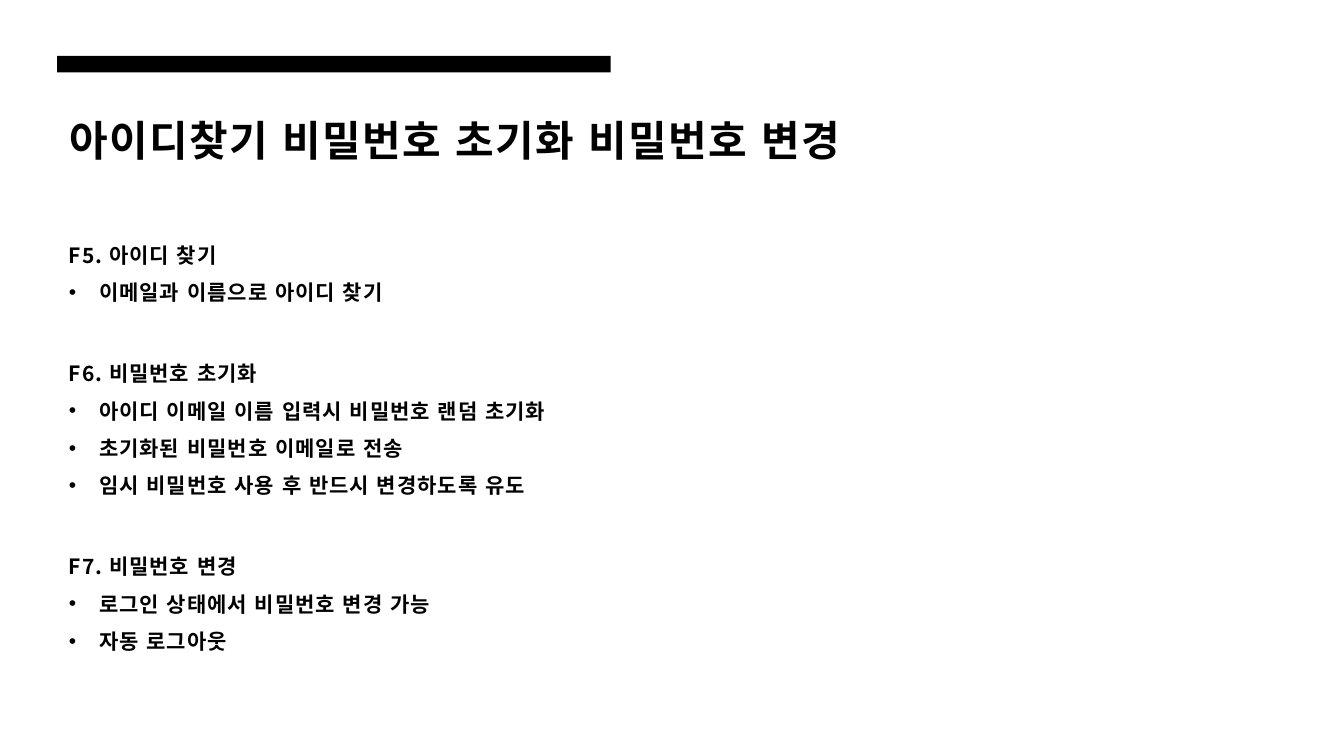
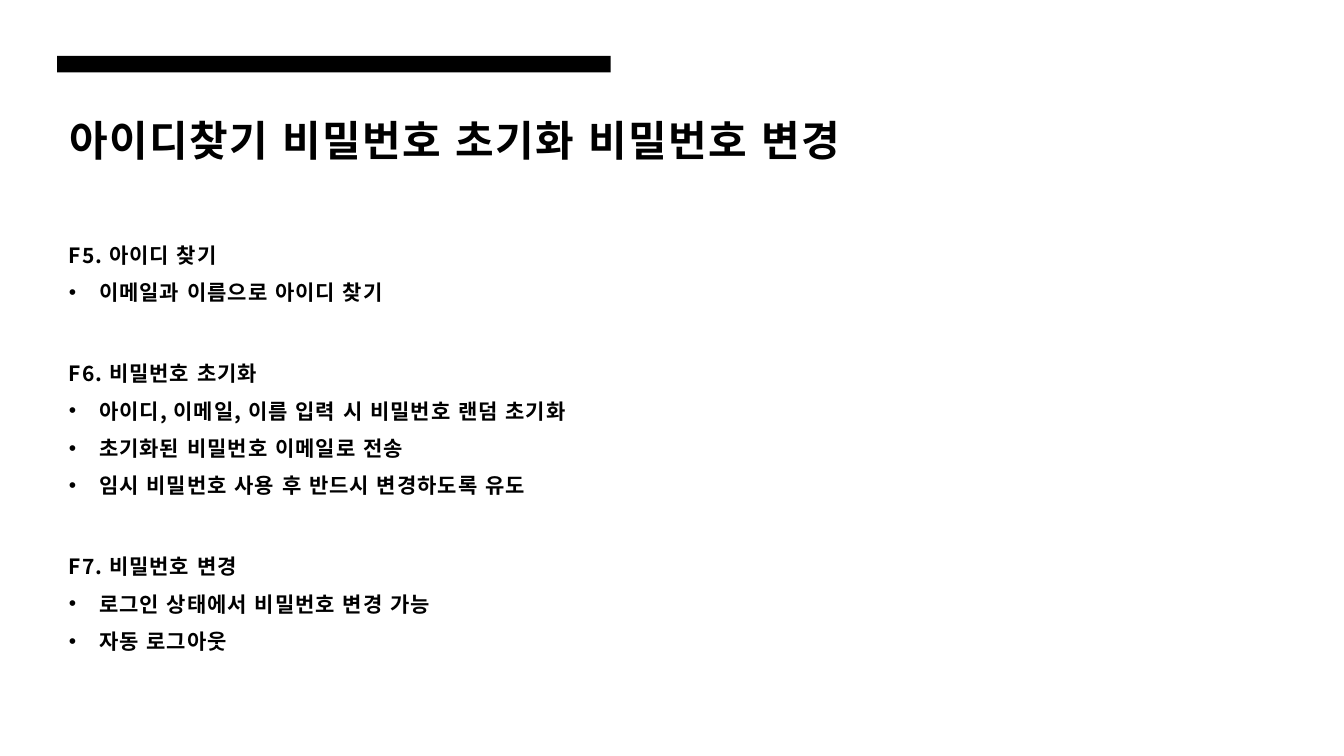
Before and after one commit to KIMSMING/AICO, a slide deck: slide 5 of 설계서/에코 기능 설계서.pptx. Drawn at 1344x756 pixels with LibreOffice and Linux fonts; fonts in the diff are those of the drawing. Boxes give left, top, right and bottom in pixels: in the first picture for what was removed or moved away, otherwise in the second. Text is boxed around its words. In the diff, an @@ line names an element or a change of style, - is before the commit and + after.

```diff
--- a/설계서/에코 기능 설계서.pptx
+++ b/설계서/에코 기능 설계서.pptx
@@ text at (99,401,566,423): text changed @@
-  • 아이디 이메일 이름 입력시 비밀번호 랜덤 초기화
+  • 아이디, 이메일, 이름 입력 시 비밀번호 랜덤 초기화
```
Also in this commit, not shown: 12 other slides changed, 4 other files.
